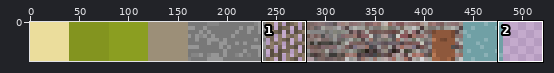
Edited in one commit: sprite sheet (src/main/resources/maps/tilemap.png). The picture above shows the old version from afar; the outline marks the close-up.
Close-up. Earlier state:
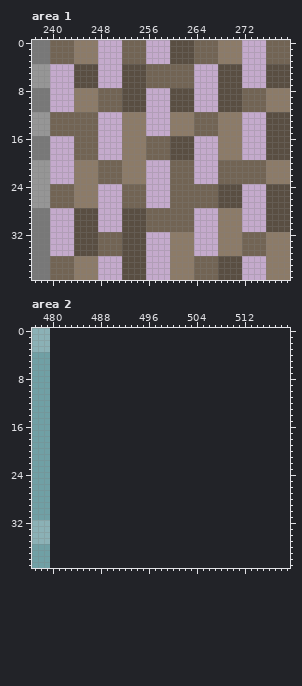
The file is 480x40 pixels. Colours within 5 levels of each other are drawn and written as one. Shown: area 1: x 237..279, y 0..39; area 2: x 477..519, y 0..39. The old version is drawn lined up with the new one, on the new canvas.
After:
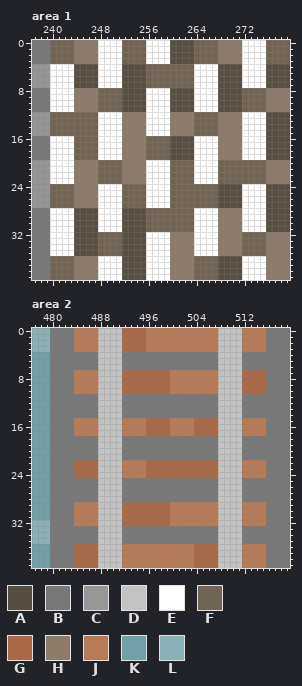
Palette (. is transparent): A #594e42  B #787878  C #969696  D #c3c3c3  E #ffffff  F #726454  G #aa6946  H #8c7b68  J #b97a57  K #70a0a5  L #8bb1b6
Edits made:
canvas 480x40 -> 520x40
Changed rows in their new state; - is an unchanged pixel.
Area 1:
first column x 240:
 0 --------EEEE----EEEE------------EEEE
 1 --------EEEE----EEEE------------EEEE
 2 --------EEEE----EEEE------------EEEE
 3 --------EEEE----EEEE------------EEEE
 4 EEEE----EEEE------------EEEE----EEEE
 5 EEEE----EEEE------------EEEE----EEEE
 6 EEEE----EEEE------------EEEE----EEEE
 7 EEEE----EEEE------------EEEE----EEEE
 8 EEEE------------EEEE----EEEE--------
 9 EEEE------------EEEE----EEEE--------
10 EEEE------------EEEE----EEEE--------
11 EEEE------------EEEE----EEEE--------
12 --------EEEE----EEEE------------EEEE
13 --------EEEE----EEEE------------EEEE
14 --------EEEE----EEEE------------EEEE
15 --------EEEE----EEEE------------EEEE
16 EEEE----EEEE------------EEEE----EEEE
17 EEEE----EEEE------------EEEE----EEEE
18 EEEE----EEEE------------EEEE----EEEE
19 EEEE----EEEE------------EEEE----EEEE
20 EEEE------------EEEE----EEEE--------
21 EEEE------------EEEE----EEEE--------
22 EEEE------------EEEE----EEEE--------
23 EEEE------------EEEE----EEEE--------
24 --------EEEE----EEEE------------EEEE
25 --------EEEE----EEEE------------EEEE
26 --------EEEE----EEEE------------EEEE
27 --------EEEE----EEEE------------EEEE
28 EEEE----EEEE------------EEEE----EEEE
29 EEEE----EEEE------------EEEE----EEEE
30 EEEE----EEEE------------EEEE----EEEE
31 EEEE----EEEE------------EEEE----EEEE
32 EEEE------------EEEE----EEEE--------
33 EEEE------------EEEE----EEEE--------
34 EEEE------------EEEE----EEEE--------
35 EEEE------------EEEE----EEEE--------
36 --------EEEE----EEEE------------EEEE
37 --------EEEE----EEEE------------EEEE
38 --------EEEE----EEEE------------EEEE
39 --------EEEE----EEEE------------EEEE
Area 2:
first column x 480:
 0 BBBBJJJJDDDDGGGGJJJJJJJJJJJJDDDDJJJJBBBB
 1 BBBBJJJJDDDDGGGGJJJJJJJJJJJJDDDDJJJJBBBB
 2 BBBBJJJJDDDDGGGGJJJJJJJJJJJJDDDDJJJJBBBB
 3 BBBBJJJJDDDDGGGGJJJJJJJJJJJJDDDDJJJJBBBB
 4 BBBBBBBBDDDDBBBBBBBBBBBBBBBBDDDDBBBBBBBB
 5 BBBBBBBBDDDDBBBBBBBBBBBBBBBBDDDDBBBBBBBB
 6 BBBBBBBBDDDDBBBBBBBBBBBBBBBBDDDDBBBBBBBB
 7 BBBBJJJJDDDDGGGGGGGGJJJJJJJJDDDDGGGGBBBB
 8 BBBBJJJJDDDDGGGGGGGGJJJJJJJJDDDDGGGGBBBB
 9 BBBBJJJJDDDDGGGGGGGGJJJJJJJJDDDDGGGGBBBB
10 BBBBJJJJDDDDGGGGGGGGJJJJJJJJDDDDGGGGBBBB
11 BBBBBBBBDDDDBBBBBBBBBBBBBBBBDDDDBBBBBBBB
12 BBBBBBBBDDDDBBBBBBBBBBBBBBBBDDDDBBBBBBBB
13 BBBBBBBBDDDDBBBBBBBBBBBBBBBBDDDDBBBBBBBB
14 BBBBBBBBDDDDBBBBBBBBBBBBBBBBDDDDBBBBBBBB
15 BBBBJJJJDDDDJJJJGGGGJJJJGGGGDDDDJJJJBBBB
16 BBBBJJJJDDDDJJJJGGGGJJJJGGGGDDDDJJJJBBBB
17 BBBBJJJJDDDDJJJJGGGGJJJJGGGGDDDDJJJJBBBB
18 BBBBBBBBDDDDBBBBBBBBBBBBBBBBDDDDBBBBBBBB
19 BBBBBBBBDDDDBBBBBBBBBBBBBBBBDDDDBBBBBBBB
20 BBBBBBBBDDDDBBBBBBBBBBBBBBBBDDDDBBBBBBBB
21 BBBBBBBBDDDDBBBBBBBBBBBBBBBBDDDDBBBBBBBB
22 BBBBGGGGDDDDJJJJGGGGGGGGGGGGDDDDJJJJBBBB
23 BBBBGGGGDDDDJJJJGGGGGGGGGGGGDDDDJJJJBBBB
24 BBBBGGGGDDDDJJJJGGGGGGGGGGGGDDDDJJJJBBBB
25 BBBBBBBBDDDDBBBBBBBBBBBBBBBBDDDDBBBBBBBB
26 BBBBBBBBDDDDBBBBBBBBBBBBBBBBDDDDBBBBBBBB
27 BBBBBBBBDDDDBBBBBBBBBBBBBBBBDDDDBBBBBBBB
28 BBBBBBBBDDDDBBBBBBBBBBBBBBBBDDDDBBBBBBBB
29 BBBBJJJJDDDDGGGGGGGGJJJJJJJJDDDDJJJJBBBB
30 BBBBJJJJDDDDGGGGGGGGJJJJJJJJDDDDJJJJBBBB
31 BBBBJJJJDDDDGGGGGGGGJJJJJJJJDDDDJJJJBBBB
32 BBBBJJJJDDDDGGGGGGGGJJJJJJJJDDDDJJJJBBBB
33 BBBBBBBBDDDDBBBBBBBBBBBBBBBBDDDDBBBBBBBB
34 BBBBBBBBDDDDBBBBBBBBBBBBBBBBDDDDBBBBBBBB
35 BBBBBBBBDDDDBBBBBBBBBBBBBBBBDDDDBBBBBBBB
36 BBBBGGGGDDDDJJJJJJJJJJJJGGGGDDDDJJJJBBBB
37 BBBBGGGGDDDDJJJJJJJJJJJJGGGGDDDDJJJJBBBB
38 BBBBGGGGDDDDJJJJJJJJJJJJGGGGDDDDJJJJBBBB
39 BBBBGGGGDDDDJJJJJJJJJJJJGGGGDDDDJJJJBBBB
Changed places in both close-ups, as pixel boxes (x1, y1, x2, y2):
added: (50, 40, 122, 280)
added: (146, 40, 170, 280)
added: (194, 40, 266, 280)
added: (50, 328, 290, 568)
